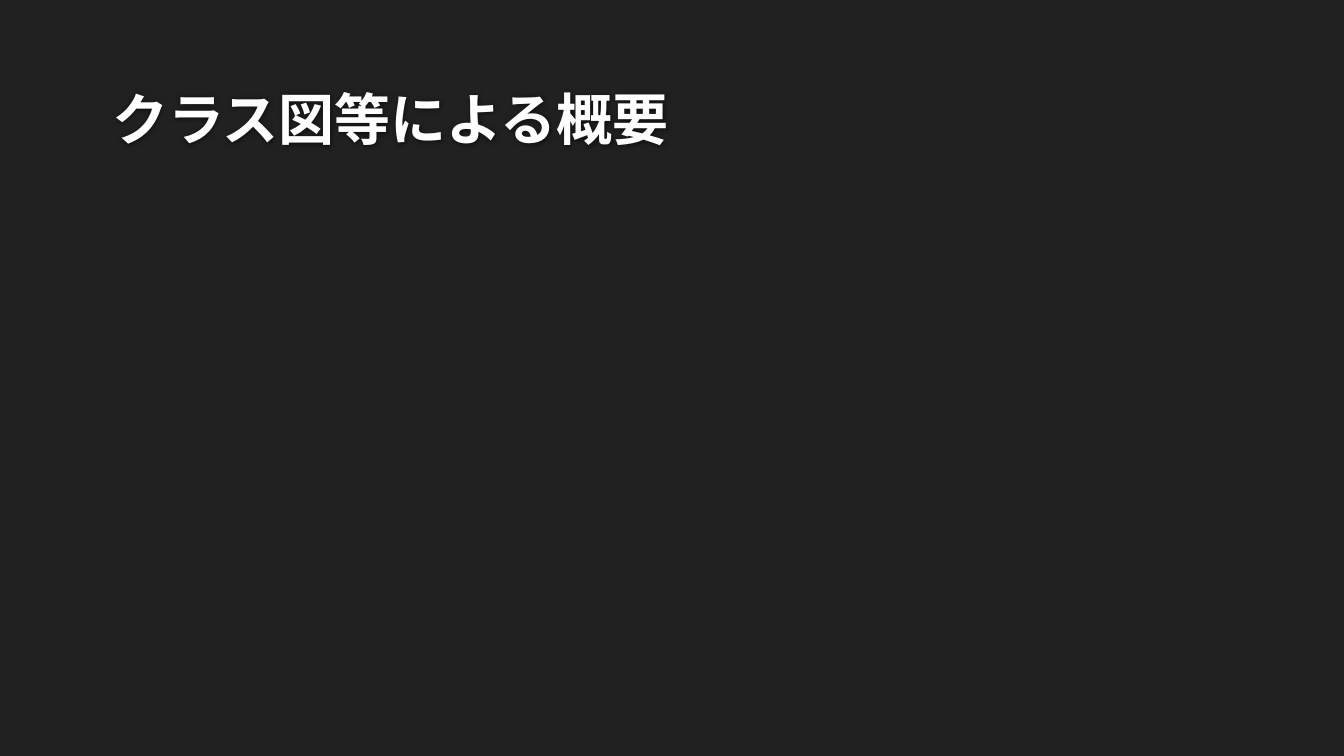
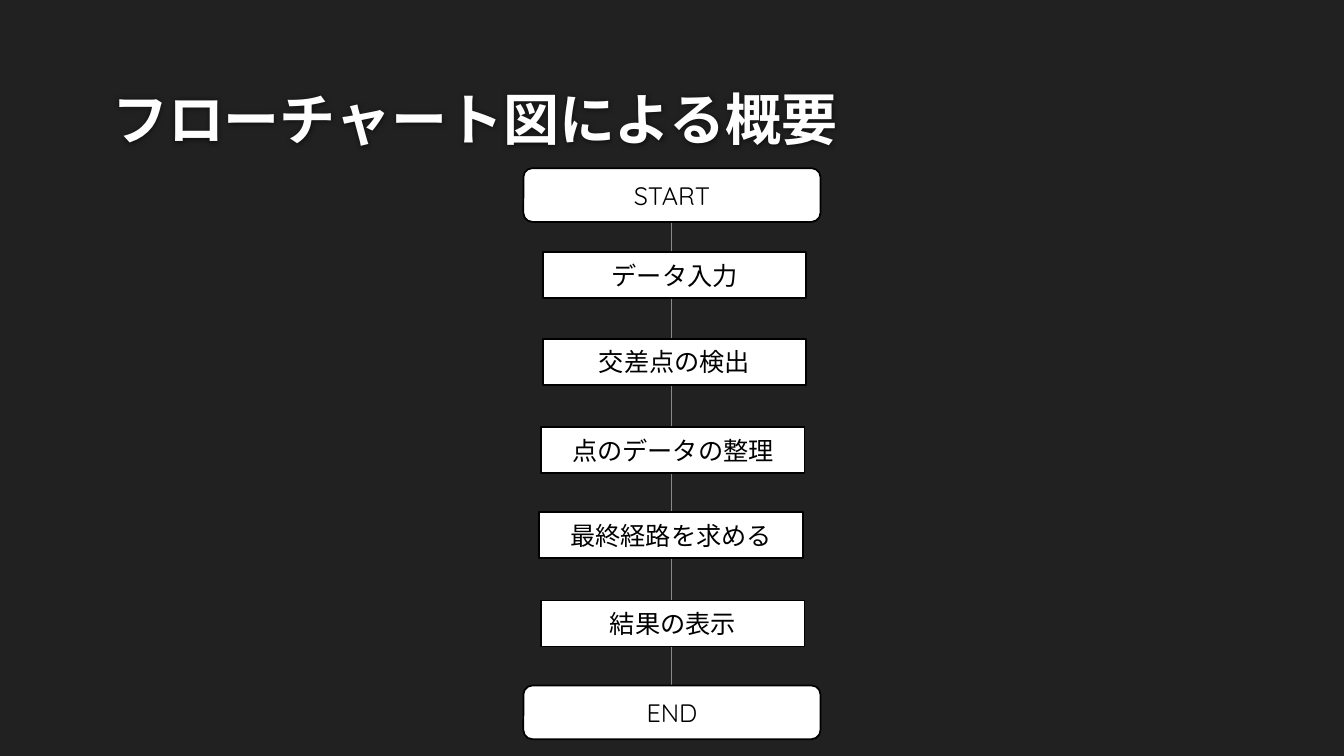
Before and after one commit to ie03-aizu-2019/ie03project-team_linearsystem, a slide deck: slide 9 of ソフトウェア総合演習.pptx. Drawn at 1344x756 pixels with LibreOffice and Linux fonts; fonts in the diff are those of the drawing; background and template pictures are left out. Boxes give left, top, right and bottom in pixels: in the first picture for what was removed or moved away, otherwise in the second. Text is boxed around its words. In the diff, an @@ line names an element or a change of style, - is before the commit and + after.

```diff
--- a/ソフトウェア総合演習.pptx
+++ b/ソフトウェア総合演習.pptx
@@ title at [112, 92, 837, 146]: text changed @@
-クラス図等による概要
+フローチャート図による概要
@@ rounded rectangle added at [523, 168, 821, 222], fill #FFFFFF, outline #000000 1.25 pt, 18 pt, text #000000 @@
+START
@@ line added from (673, 222) to (673, 686), #00C6BB 0.75 pt @@
@@ rectangle added at [543, 252, 807, 297], fill #FFFFFF, outline #000000 1.25 pt, 18 pt, text #000000 @@
+データ入力
@@ rectangle added at [543, 339, 807, 384], fill #FFFFFF, outline #000000 1.25 pt, 18 pt, text #000000 @@
+交差点の検出
@@ rectangle added at [541, 427, 805, 473], fill #FFFFFF, outline #000000 1.25 pt, 18 pt, text #000000 @@
+点のデータの整理
@@ rectangle added at [539, 512, 803, 558], fill #FFFFFF, outline #000000 1.25 pt, 18 pt, text #000000 @@
+最終経路を求める
@@ rectangle added at [541, 601, 805, 646], fill #FFFFFF, outline #000000 1.25 pt, 18 pt, text #000000 @@
+結果の表示
@@ rounded rectangle added at [523, 686, 821, 739], fill #FFFFFF, outline #000000 1.25 pt, 18 pt, text #000000 @@
+END
```
Also in this commit, not shown: 6 other slides changed, 2 slides added, 2 slides removed.
